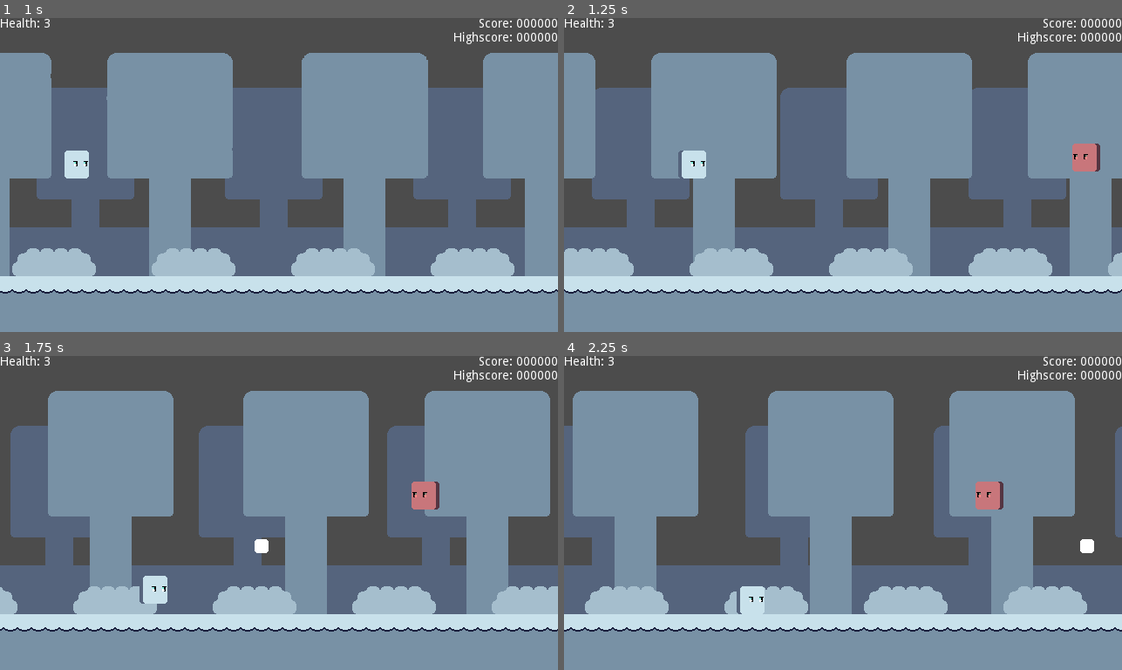
Above: before the commit, frames 1-4 (two rows, left to right).
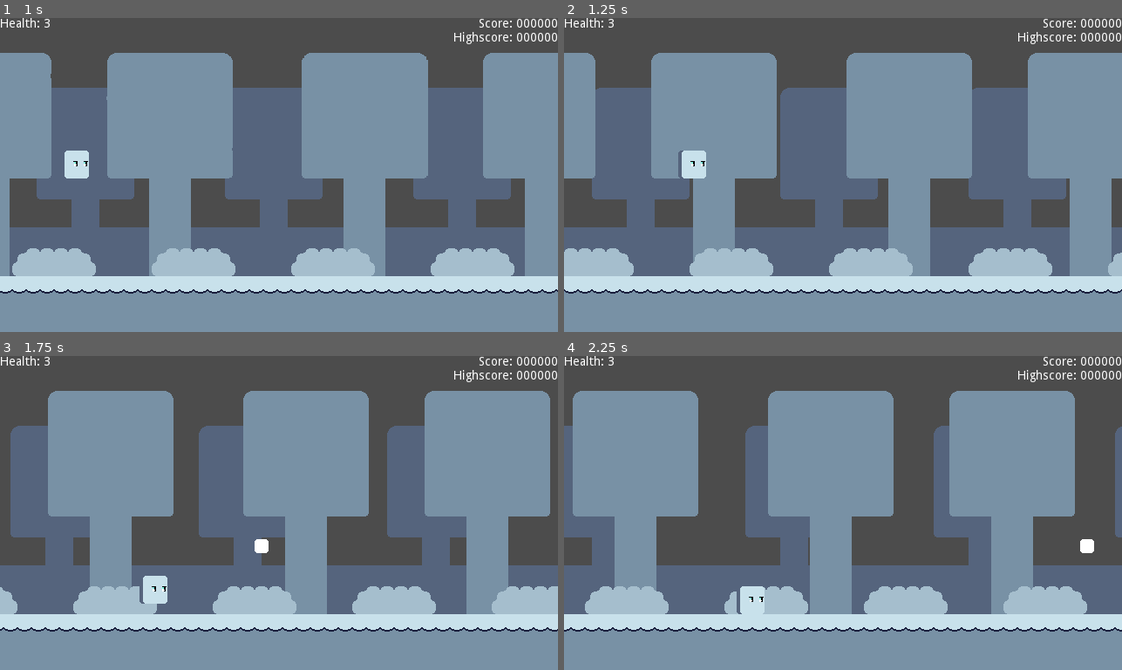
Above: after the commit, the same moments.

Repository: NexusrexDev/Geoshootria
Game: Godot game, scene res://Scenes/Rooms/MainMenu.tscn
Two runs of this game, one before a commit and one after it. Both use one fixed random seed, a clock stepped at 60 frames per second and the inputs below. The project has no main scene, so this scene is started directly.
Inputs:
- Up to frame 1 (1 s): tap Enter (ui_select) at 0.5 s; hold D (ui_right) from 0.53 s (still down); tap Y (ui_customspawn, bound only after the commit) at 0.6 s; tap Space (ui_accept) at 0.77 s
- Up to frame 2 (1.25 s): keep holding D (ui_right)
- Up to frame 3 (1.75 s): release D (ui_right) at 1.28 s; hold S (ui_down) from 1.28 s (still down); tap Y (ui_customspawn, bound only after the commit) at 1.35 s; tap Space (ui_accept) at 1.52 s
- Up to frame 4 (2.25 s): release S (ui_down) at 2.03 s; hold D (ui_right) from 2.03 s (still down); tap Y (ui_customspawn, bound only after the commit) at 2.1 s

Frame 1 is identical in both runs. In frame 2, 0.4% of the frame differs, in the area x 91-97%, y 40-49%; in frame 3, 0.4%; in frame 4, 0.4%.
Error after the commit: Assertion failed: No debug enemies were found (res://Scripts/Player.gd:25)

Commit message:
Finished implementing the intros for the enemies' base class, added a debug instantiation bit (click Y) to the player object/scene

Diff:
--- a/Scenes/Rooms/Level.tscn
+++ b/Scenes/Rooms/Level.tscn
@@ -6,9 +6,7 @@
 [ext_resource path="res://Assets/Prototype/Sprites/treebackPlaceholder.png" type="Texture" id=4]
 [ext_resource path="res://Assets/Prototype/Sprites/bushPlaceholder.png" type="Texture" id=5]
 [ext_resource path="res://Scripts/ParallaxManager.gd" type="Script" id=6]
-[ext_resource path="res://Scenes/Objects/Enemy.tscn" type="PackedScene" id=7]
 [ext_resource path="res://Scenes/Objects/HUD.tscn" type="PackedScene" id=8]
-[ext_resource path="res://Scripts/CustomResources/introResource.gd" type="Script" id=9]
 
 [sub_resource type="RectangleShape2D" id=1]
 extents = Vector2( 320, 32 )
@@ -21,10 +19,6 @@
 
 [sub_resource type="RectangleShape2D" id=4]
 extents = Vector2( 16, 196 )
-
-[sub_resource type="Resource" id=5]
-script = ExtResource( 9 )
-gotoPos = Vector2( 488, 176 )
 
 [node name="Level" type="Node2D"]
 
@@ -113,11 +107,5 @@
 position = Vector2( -48, 164 )
 shape = SubResource( 4 )
 
-[node name="Enemy" parent="." instance=ExtResource( 7 )]
-position = Vector2( 688, 176 )
-introType = 1
-health = 4
-creationProperties = SubResource( 5 )
-
 [connection signal="death" from="Player" to="HUD" method="gameOver"]
 [connection signal="healthChange" from="Player" to="HUD" method="healthUpdate"]
--- a/Scripts/Player.gd
+++ b/Scripts/Player.gd
@@ -14,9 +14,18 @@
 
 # Packed scenes
 export(PackedScene) var projectile
+export(PackedScene) var debugEnemy
+export(Vector2) var debugVector
 
 func _process(_delta):
 	shooting()
+
+	#Temporary stuff
+	if Input.is_action_just_released("ui_customspawn"):
+		assert(debugEnemy, "No debug enemies were found")
+		var enemy = debugEnemy.instance()
+		enemy.position = debugVector
+		get_parent().add_child(enemy)
 
 func _physics_process(_delta):
 	# Movement
--- a/Scripts/baseEnemy.gd
+++ b/Scripts/baseEnemy.gd
@@ -39,11 +39,14 @@
 			# Calculating the time to spend for the tween
 			var tweenTime: float = global_position.distance_to(introEndPos) / 232
 			# Start tweening!
-			tween.interpolate_property(self, "position", global_position, introEndPos,
+			tween.interpolate_property(self, "position", position, introEndPos,
 					tweenTime, Tween.TRANS_SINE, Tween.EASE_IN_OUT)
 			tween.start()
 
 		intro.special:
+			# Disabling the collision for the intro and setting the enemy in front
+			$CollisionShape2D.disabled = true
+			z_index = 11
 			# Getting the initial position from the resource
 			var introEndPos: Vector2 = creationProperties.gotoPos
 			# Calculating the time to spend for the tween
@@ -52,8 +55,8 @@
 			var sprite = $Sprite
 			sprite.scale = Vector2(4,4)
 			# Start tweening, but include the sprite as well!
-			tween.interpolate_property(self, "position", global_position, introEndPos,
-					tweenTime, Tween.TRANS_SINE, Tween.EASE_IN_OUT)
+			tween.interpolate_property(self, "position", position, introEndPos,
+					tweenTime, Tween.TRANS_BACK, Tween.EASE_OUT)
 			tween.interpolate_property(sprite, "scale", sprite.scale, Vector2(1,1),
 					tweenTime, Tween.TRANS_SINE, Tween.EASE_IN_OUT)
 			tween.start()
@@ -99,5 +102,8 @@
 
 
 func startAction():
-	#motion = Vector2(-200,0)
+	# You *MUST* include the super function for reenabling the shots
+	if $CollisionShape2D.disabled:
+		$CollisionShape2D.disabled = false
+		z_index = 5
 	pass
--- a/project.godot
+++ b/project.godot
@@ -132,6 +132,11 @@
 "deadzone": 0.5,
 "events": [  ]
 }
+ui_customspawn={
+"deadzone": 0.5,
+"events": [ Object(InputEventKey,"resource_local_to_scene":false,"resource_name":"","device":0,"alt":false,"shift":false,"control":false,"meta":false,"command":false,"pressed":false,"scancode":89,"physical_scancode":0,"unicode":0,"echo":false,"script":null)
+ ]
+}
 
 [physics]
 
Not shown: 1 places in Scenes/Rooms/Level.tscn that only renumber resources
